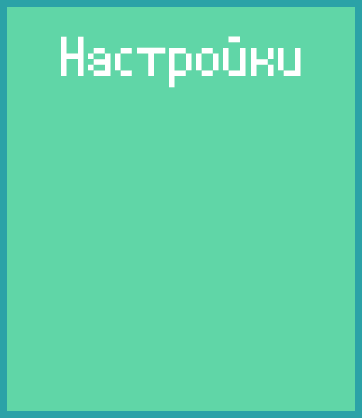
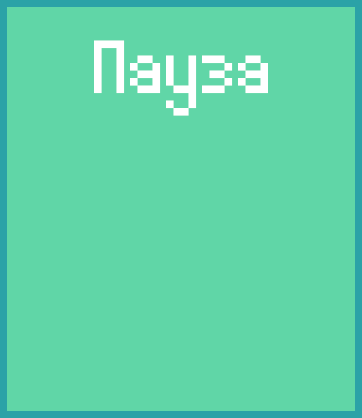
Before/after of a 362x418 layered artwork. What changed in the layer stack:
renamed "Настройки" to "Пауза", painted on it over [61, 36, 301, 116]
removed layer "Фон" over [61, 36, 301, 116]
